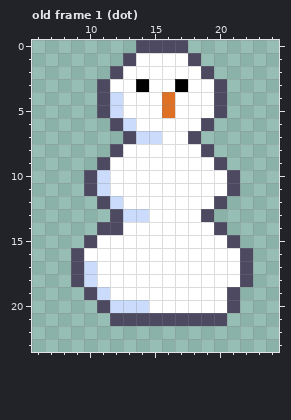
Pixel-art file, stored at src/themes/winter/assets/snowman.aseprite. The first picture shows the starting point.
32x32 pixels, 2 frames. Shown: old frame 1 (dot): x 6..24, y 0..23. The commit also changed other frames, which this record leaves out.
The result:
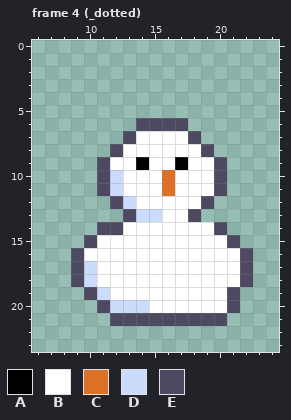
Palette (. is transparent): A #000000  B #ffffff  C #df7126  D #cbdbfc  E #4c4961
A new or re-ordered frame is compared with the old frame closest to it.
Change:
frames 2 -> 6
Frame 4 (_dotted) is new; against old frame 1 (dot):
y 0: x 14..17 EEEE -> ....
y 1: x 13..18 EBBBBE -> ......
y 2: x 12..19 EBBBBBBE -> ........
y 3: x 11..20 EBBABBABBE -> ..........
y 4..5: x 11..20 EDBBBCBBBE -> ..........
y 6: x 12..19 EDBBBBBE -> ..EEEE..
y 7: x 14..15 DD -> BB
y 9: x 14 B -> A; x 17 B -> A
y 10..11: x 10..12 EDB -> .ED; x 16 B -> C; x 20..21 BE -> E.
y 12: x 11..13 EDB -> .ED; x 19..20 BE -> E.
y 13: x 12..13 ED -> .E; x 15 B -> D; x 18..19 BE -> E.
